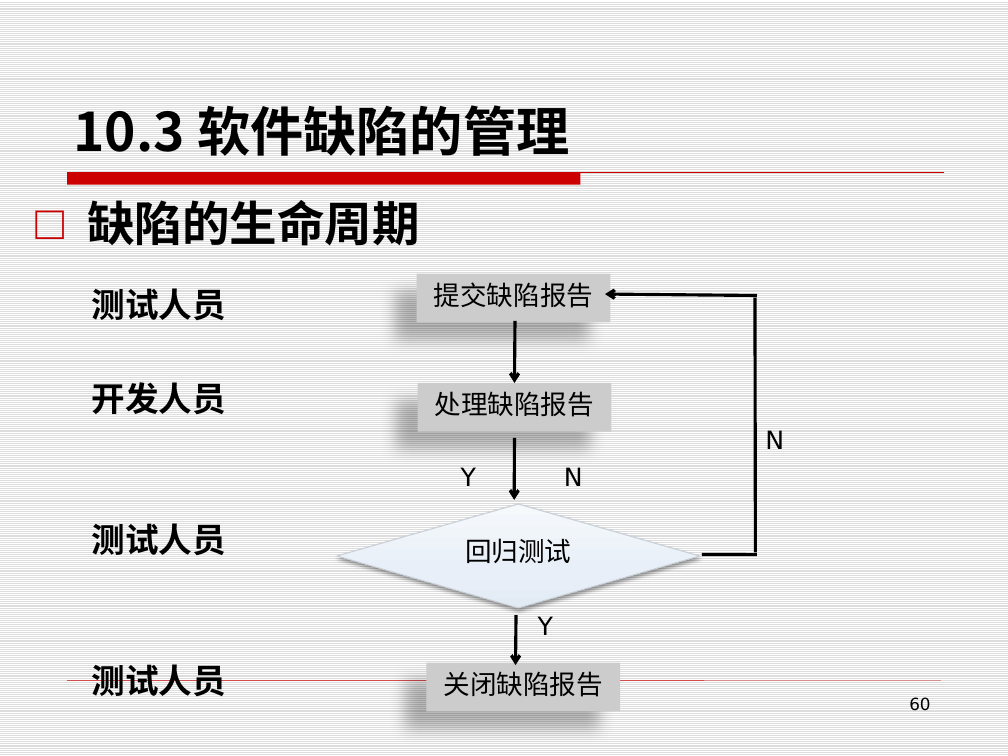
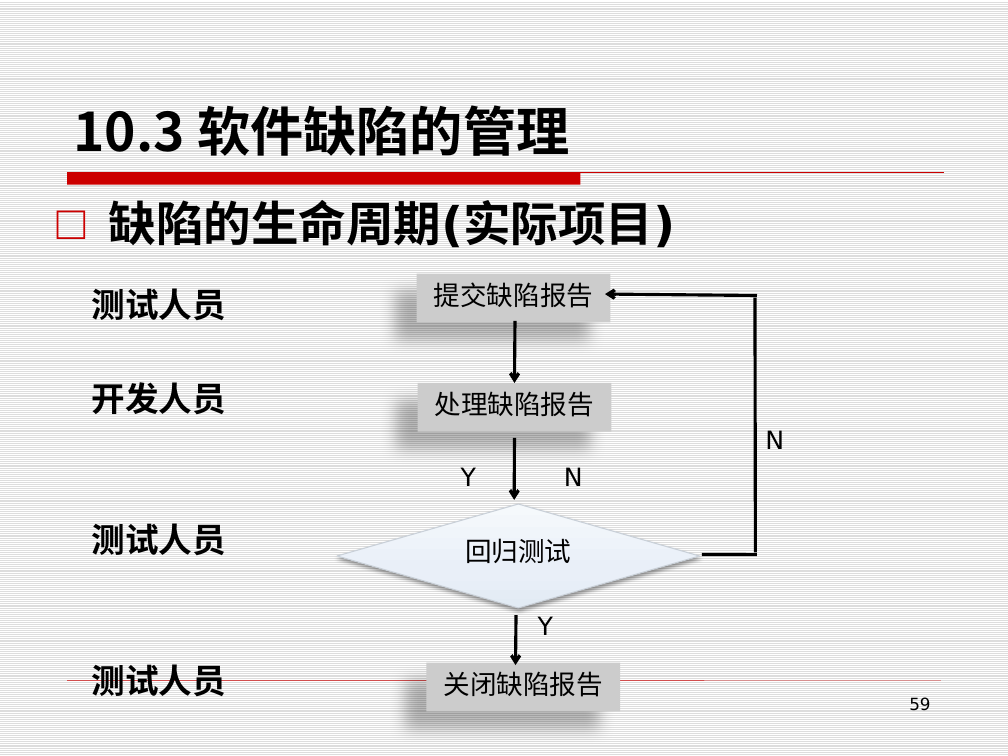
Before and after one commit to edu2act/course-foundation-software-tesing, a slide deck: slide 59 of PPT/第三部分 软件测试应用/10.3 测试过程管理.pptx (slide 60 before the commit). Drawn at 1008x756 pixels with LibreOffice and Linux fonts; fonts in the diff are those of the drawing. Boxes give left, top, right and bottom in pixels: in the first picture for what was removed or moved away, otherwise in the second. Text is boxed around its words. In the diff, an @@ line names an element or a change of style, - is before the commit and + after.

Commit message:
测试过程管理

```diff
--- a/PPT/第三部分 软件测试应用/10.3 测试过程管理.pptx
+++ b/PPT/第三部分 软件测试应用/10.3 测试过程管理.pptx
@@ text at (109, 200, 675, 248): text changed @@
-□ 缺陷的生命周期
+□ 缺陷的生命周期(实际项目)
@@ page number at (909, 697, 930, 711): text changed @@
-60
+59
```
Also in this commit, not shown: 6 other slides changed, 1 slide added, 1 slide removed, 2 other files.
